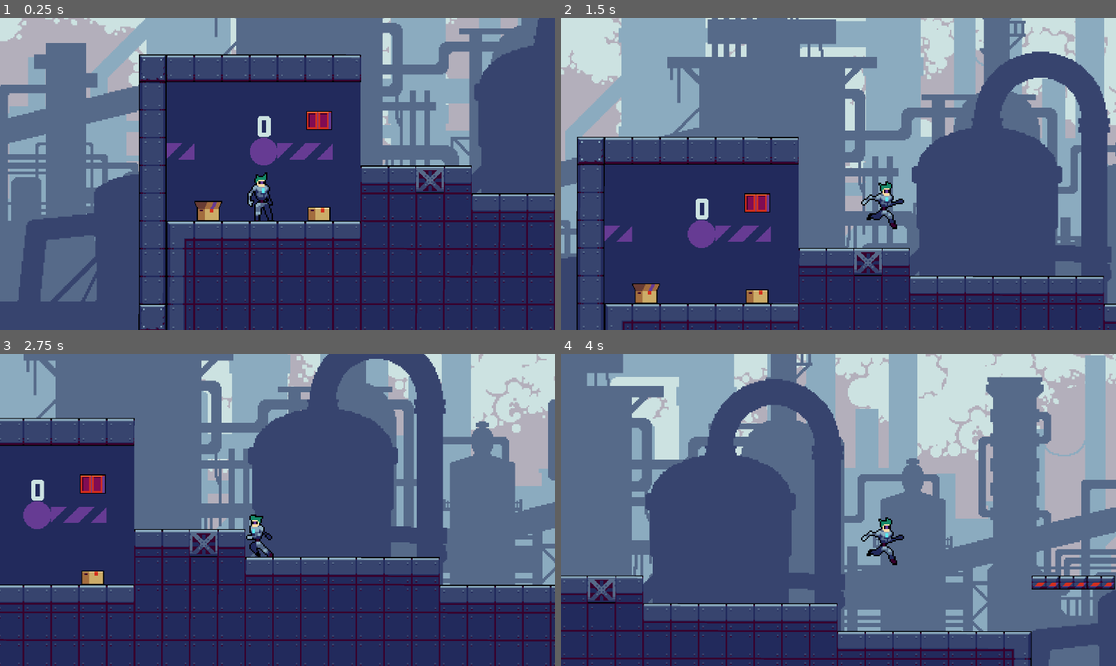
Above: before the commit, frames 1-4 (two rows, left to right).
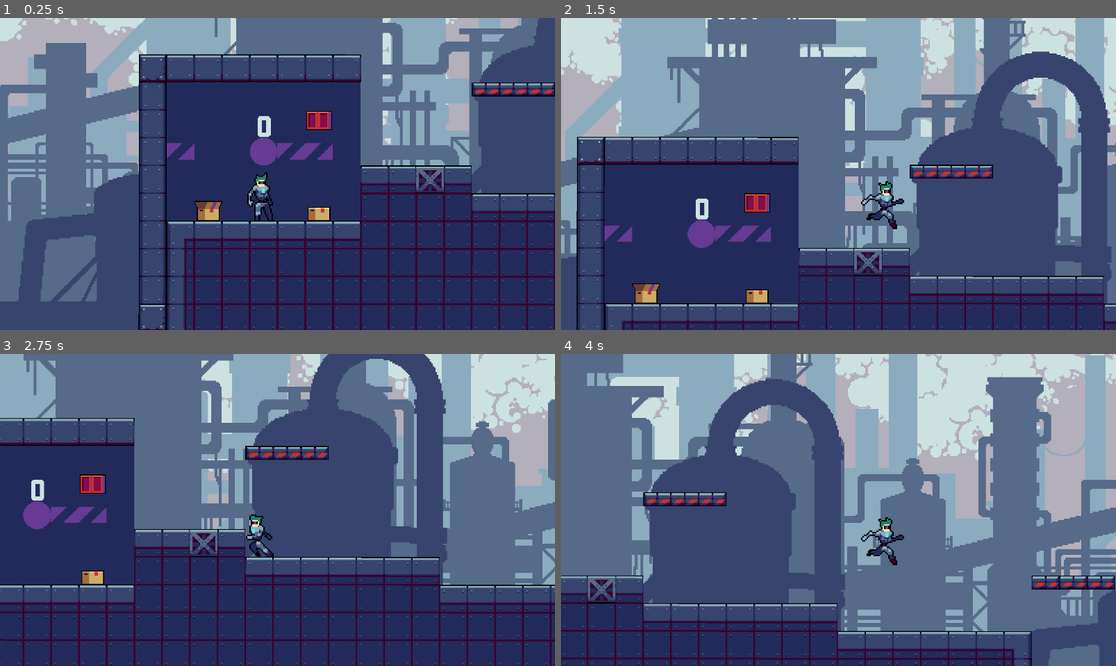
Above: after the commit, the same moments.

Repository: Orangguu/dds-2d-platformer
Game: Godot game, scene res://main.tscn
The game is run twice, just before and just after one commit, with the same random seed, the same clock (stepped at 60 frames per second) and the same inputs.
Inputs:
- Up to frame 1 (0.25 s): no input
- Up to frame 2 (1.5 s): hold D (right) from 0.53 s (still down); tap W (climb) at 0.6, 1.35 s; tap Space (jump) at 0.77 s
- Up to frame 3 (2.75 s): tap Space (jump) at 1.52 s; release D (right) at 2.03 s; hold A (left) from 2.03 s (still down); tap W (climb) at 2.1 s
- Up to frame 4 (4 s): release A (left) at 2.78 s; hold D (right) from 2.78 s (still down); tap W (climb) at 2.85, 3.6 s; tap Space (jump) at 3.02, 3.77 s

The runs differ from the first frame. In frame 1, 0.5% of the frame differs, in the area x 84-100%, y 20-26%; in frame 2, 0.5%; in frame 3, 0.5%; in frame 4, 0.5%.

Commit message:
implemented one-way tiles

Diff:
--- /dev/null
+++ b/ladder_area_2d.tscn
@@ -0,0 +1,5 @@
+[gd_scene format=3 uid="uid://270xmefmkk54"]
+
+[node name="LadderArea2D" type="Area2D"]
+collision_layer = 16
+collision_mask = 0
--- a/main.tscn
+++ b/main.tscn
@@ -33,9 +33,11 @@
 6:6/0 = 0
 7:6/0 = 0
 8:7/0 = 0
-8:7/0/physics_layer_0/polygon_0/points = PackedVector2Array(-16, -16, 16, -16, 16, 16, -16, 16)
+8:7/0/physics_layer_1/polygon_0/points = PackedVector2Array(-16, -16, 16, -16, 16, 0.476669, -16, -0.399563)
+8:7/0/physics_layer_1/polygon_0/one_way = true
 8:8/0 = 0
-8:8/0/physics_layer_0/polygon_0/points = PackedVector2Array(-16, -16, 16, -16, 16, 16, -16, 16)
+8:8/0/physics_layer_1/polygon_0/points = PackedVector2Array(-16, -16, 16, -16, 16, 0.476669, -16, -0.399563)
+8:8/0/physics_layer_1/polygon_0/one_way = true
 8:6/0 = 0
 8:6/0/physics_layer_0/polygon_0/points = PackedVector2Array(-16, -16, 16, -16, 16, 16, -16, 16)
 8:5/0 = 0
@@ -125,13 +127,17 @@
 6:7/0 = 0
 7:7/0 = 0
 7:8/0 = 0
-7:8/0/physics_layer_0/polygon_0/points = PackedVector2Array(-16, -16, 16, -16, 16, 16, -16, 16)
+7:8/0/physics_layer_1/polygon_0/points = PackedVector2Array(-16, -16, 16, -16, 16, 0.476669, -16, -0.399563)
+7:8/0/physics_layer_1/polygon_0/one_way = true
 6:8/0 = 0
-6:8/0/physics_layer_0/polygon_0/points = PackedVector2Array(-16, -16, 16, -16, 16, 16, -16, 16)
+6:8/0/physics_layer_1/polygon_0/points = PackedVector2Array(-16, -16, 16, -16, 16, 0.476669, -16, -0.399563)
+6:8/0/physics_layer_1/polygon_0/one_way = true
 5:8/0 = 0
-5:8/0/physics_layer_0/polygon_0/points = PackedVector2Array(-16, -16, 16, -16, 16, 16, -16, 16)
+5:8/0/physics_layer_1/polygon_0/points = PackedVector2Array(-16, -16, 16, -16, 16, 0.476669, -16, -0.399563)
+5:8/0/physics_layer_1/polygon_0/one_way = true
 4:8/0 = 0
-4:8/0/physics_layer_0/polygon_0/points = PackedVector2Array(-16, -16, 16, -16, 16, 16, -16, 16)
+4:8/0/physics_layer_1/polygon_0/points = PackedVector2Array(-16, -16, 16, -16, 16, 0.476669, -16, -0.399563)
+4:8/0/physics_layer_1/polygon_0/one_way = true
 3:8/0 = 0
 3:8/0/physics_layer_0/polygon_0/points = PackedVector2Array(-16, -16, 16, -16, 16, 16, -16, 16)
 2:8/0 = 0
@@ -184,6 +190,8 @@
 [sub_resource type="TileSet" id="TileSet_kek77"]
 tile_size = Vector2i(32, 32)
 physics_layer_0/collision_layer = 1
+physics_layer_1/collision_layer = 32
+physics_layer_1/collision_mask = 0
 sources/0 = SubResource("TileSetAtlasSource_5vw27")
 sources/45 = SubResource("TileSetAtlasSource_kek77")
 tile_proxies/coords_level = [[1, Vector2i(0, 0)], [45, Vector2i(0, 0)], [2, Vector2i(0, 0)], [45, Vector2i(1, 0)], [3,  …(1484 unchanged characters)…
@@ -400,7 +408,7 @@
 [node name="collision_tiles" type="TileMapLayer" parent="tiles"]
 rotation = 0.000717241
 scale = Vector2(3, 3)
-tile_map_data = PackedByteArray("AAD//wEAAAAEAAAAAAAAAAEAAAA …(2960 unchanged characters)… DAAEAAAAhAAMAAAADAAEAAAAhAAQAAAADAAEAAAA=")
+tile_map_data = PackedByteArray("AAD//wEAAAAEAAAAAAAAAAEAAAA …(2960 unchanged characters)… DAAEAAAAhAAMAAAADAAEAAAAhAAQAAAADAAEAAAAHAPz/AAAHAAgAAAAIAPz/AAAIAAgAAAAJAPz/AAAIAAcAAAA=")
 tile_set = SubResource("TileSet_kek77")
 
 [node name="background_tiles" type="TileMapLayer" parent="tiles"]
--- a/player.tscn
+++ b/player.tscn
@@ -196,6 +196,7 @@
 
 [node name="player" type="CharacterBody2D"]
 position = Vector2(2, -24)
+collision_mask = 33
 script = ExtResource("1_onrkg")
 
 [node name="AnimatedSprite2D" type="AnimatedSprite2D" parent="."]
